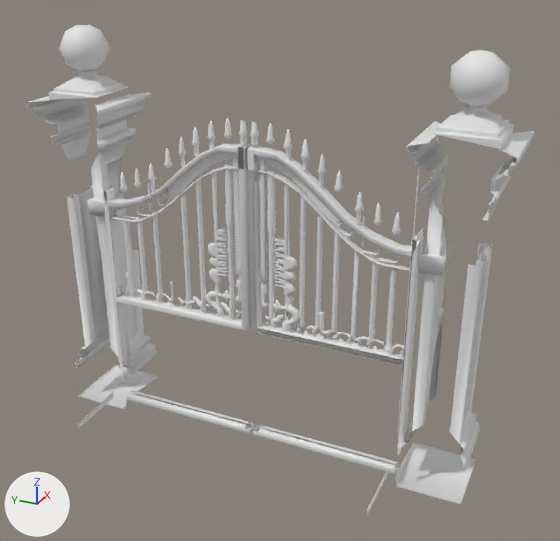
The FBX model Assets/_Project/Models/Props/Architecture/Arch_Gate_Colonial.fbx: old version first, new version second.
One viewpoint serves both versions: a camera (50 mm lens) standing at (-1.27, -0.645, 0.641) and looking at (0.025, -0.062, -0.007). The axes (+X, +Y, +Z) are drawn at lower left. The lights are the same throughout. The first picture is the older version. Vertices at exactly the same position are counted once.

The first picture shows 'Arch_Gate_Colonial_Left', 'Arch_Gate_Colonial_PillarL', 'Arch_Gate_Colonial_PillarR', 'Arch_Gate_Colonial_Right', 'Arch_Gate_Colonial_Sill'.
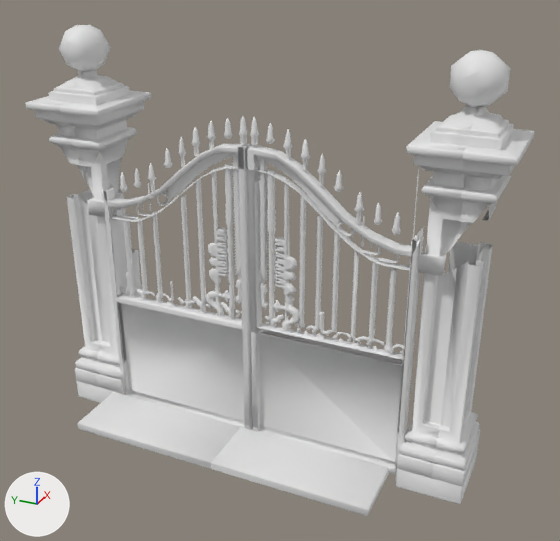
What differs and where, as boxes (x1, y1, x2, y2) in the pictures (560 x 541 px):
'Arch_Gate_Colonial_Left', reshaped (34% wider, 18% taller)
    before: (247, 121, 451, 515)
    after: (211, 50, 485, 516)
'Arch_Gate_Colonial_Right', reshaped (11% wider, 32% taller)
    before: (77, 93, 251, 429)
    after: (59, 25, 253, 469)
'Arch_Gate_Colonial_PillarL', reshaped
    before: (430, 50, 535, 473)
    after: (432, 51, 535, 486)
'Arch_Gate_Colonial_PillarR', reshaped
    before: (25, 25, 128, 368)
    after: (25, 25, 102, 386)
'Arch_Gate_Colonial_Sill', reshaped
    before: (78, 365, 476, 505)
    after: (76, 381, 478, 505)
part 1 of me_tripo_mesh_32c85aae_ab1f_4541_88a2_25ccd456467b_003, added
    after: (211, 50, 485, 516)
part 2 of me_tripo_mesh_32c85aae_ab1f_4541_88a2_25ccd456467b_004, added
    after: (59, 25, 253, 469)
part 3 of me_tripo_mesh_32c85aae_ab1f_4541_88a2_25ccd456467b_001, built on
    before: (430, 50, 511, 149)
    after: (432, 51, 530, 486)
part 4 of me_tripo_mesh_32c85aae_ab1f_4541_88a2_25ccd456467b_005, added
    after: (76, 381, 478, 504)
part 5 of me_tripo_mesh_32c85aae_ab1f_4541_88a2_25ccd456467b_002, built on
    before: (49, 25, 128, 100)
    after: (26, 25, 102, 386)

Diff of the bpy script that builds the scene:
```diff
--- a/Assets/_Project/Models/Props/Architecture/Arch_Gate_Colonial.fbx.py
+++ b/Assets/_Project/Models/Props/Architecture/Arch_Gate_Colonial.fbx.py
@@ me_tripo_mesh_32c85aae_ab1f_4541_88a2_25ccd456467b_001 @@
-me_tripo_mesh_32c85aae_ab1f_4541_88a2_25ccd456467b_001.from_pydata(...)  # 282 vertices, 419 faces; spans x -0.019..0.175, y -0.498..-0.011, z -0.359..0.435
+me_tripo_mesh_32c85aae_ab1f_4541_88a2_25ccd456467b_001.from_pydata(...)  # 493 vertices, 557 faces; spans x -0.019..0.175, y -0.498..-0.41, z -0.392..0.435
+# me_tripo_mesh_32c85aae_ab1f_4541_88a2_25ccd456467b_001 part 3: 46 vertices removed from x 0.019..0.14, y -0.406..-0.345, z 0.304..0.435; 259 vertices added at x -0.019..0.175, y -0.473..-0.41, z -0.392..0.435
+# other edits to the shape of me_tripo_mesh_32c85aae_ab1f_4541_88a2_25ccd456467b_001 do not show in these pictures
 me_tripo_mesh_32c85aae_ab1f_4541_88a2_25ccd456467b_001.materials.append(mat_tripo_material_32c85aae_ab1f_4541_88a2_25ccd456467b_004)
@@ me_tripo_mesh_32c85aae_ab1f_4541_88a2_25ccd456467b_002 @@
-me_tripo_mesh_32c85aae_ab1f_4541_88a2_25ccd456467b_002.from_pydata(...)  # 282 vertices, 421 faces; spans x -0.019..0.175, y 0.011..0.498, z -0.359..0.435
+me_tripo_mesh_32c85aae_ab1f_4541_88a2_25ccd456467b_002.from_pydata(...)  # 493 vertices, 559 faces; spans x -0.019..0.175, y 0.41..0.498, z -0.392..0.435
+# me_tripo_mesh_32c85aae_ab1f_4541_88a2_25ccd456467b_002 part 5: 46 vertices removed from x 0.019..0.14, y 0.345..0.406, z 0.304..0.435; 259 vertices added at x -0.019..0.175, y 0.41..0.473, z -0.392..0.435
+# other edits to the shape of me_tripo_mesh_32c85aae_ab1f_4541_88a2_25ccd456467b_002 do not show in these pictures
 me_tripo_mesh_32c85aae_ab1f_4541_88a2_25ccd456467b_002.materials.append(mat_tripo_material_32c85aae_ab1f_4541_88a2_25ccd456467b_004)
@@ me_tripo_mesh_32c85aae_ab1f_4541_88a2_25ccd456467b_005 @@
-me_tripo_mesh_32c85aae_ab1f_4541_88a2_25ccd456467b_005.from_pydata(...)  # 142 vertices, 212 faces; spans x -0.001..0.158, y -0.473..0.473, z -0.439..-0.4
+me_tripo_mesh_32c85aae_ab1f_4541_88a2_25ccd456467b_005.from_pydata(...)  # 270 vertices, 340 faces; spans x -0.001..0.158, y -0.473..0.473, z -0.439..-0.392
+# me_tripo_mesh_32c85aae_ab1f_4541_88a2_25ccd456467b_005 part 4: 128 vertices added at x -0.001..0.158, y -0.473..0.473, z -0.392
 me_tripo_mesh_32c85aae_ab1f_4541_88a2_25ccd456467b_005.materials.append(mat_tripo_material_32c85aae_ab1f_4541_88a2_25ccd456467b_004)
@@ me_tripo_mesh_32c85aae_ab1f_4541_88a2_25ccd456467b_004 @@
-me_tripo_mesh_32c85aae_ab1f_4541_88a2_25ccd456467b_004.from_pydata(...)  # 3854 vertices, 6905 faces; spans x -0.175..0.175, y 0.003..0.39, z -0.377..0.293
+me_tripo_mesh_32c85aae_ab1f_4541_88a2_25ccd456467b_004.from_pydata(...)  # 4233 vertices, 7309 faces; spans x -0.175..0.175, y 0.0..0.41, z -0.392..0.435
+# me_tripo_mesh_32c85aae_ab1f_4541_88a2_25ccd456467b_004 part 2: 377 vertices added at x -0.175..0.175, y 0.0..0.41, z -0.392..0.435
+# other edits to the shape of me_tripo_mesh_32c85aae_ab1f_4541_88a2_25ccd456467b_004 do not show in these pictures
 me_tripo_mesh_32c85aae_ab1f_4541_88a2_25ccd456467b_004.materials.append(mat_tripo_material_32c85aae_ab1f_4541_88a2_25ccd456467b_004)
@@ me_tripo_mesh_32c85aae_ab1f_4541_88a2_25ccd456467b_003 @@
-me_tripo_mesh_32c85aae_ab1f_4541_88a2_25ccd456467b_003.from_pydata(...)  # 3775 vertices, 6704 faces; spans x -0.175..0.175, y -0.39..-0.003, z -0.377..0.293
+me_tripo_mesh_32c85aae_ab1f_4541_88a2_25ccd456467b_003.from_pydata(...)  # 4154 vertices, 7108 faces; spans x -0.175..0.175, y -0.41..0.0, z -0.392..0.435
+# me_tripo_mesh_32c85aae_ab1f_4541_88a2_25ccd456467b_003 part 1: 377 vertices added at x -0.175..0.175, y -0.41..0.0, z -0.392..0.435
+# other edits to the shape of me_tripo_mesh_32c85aae_ab1f_4541_88a2_25ccd456467b_003 do not show in these pictures
 me_tripo_mesh_32c85aae_ab1f_4541_88a2_25ccd456467b_003.materials.append(mat_tripo_material_32c85aae_ab1f_4541_88a2_25ccd456467b_004)
```
